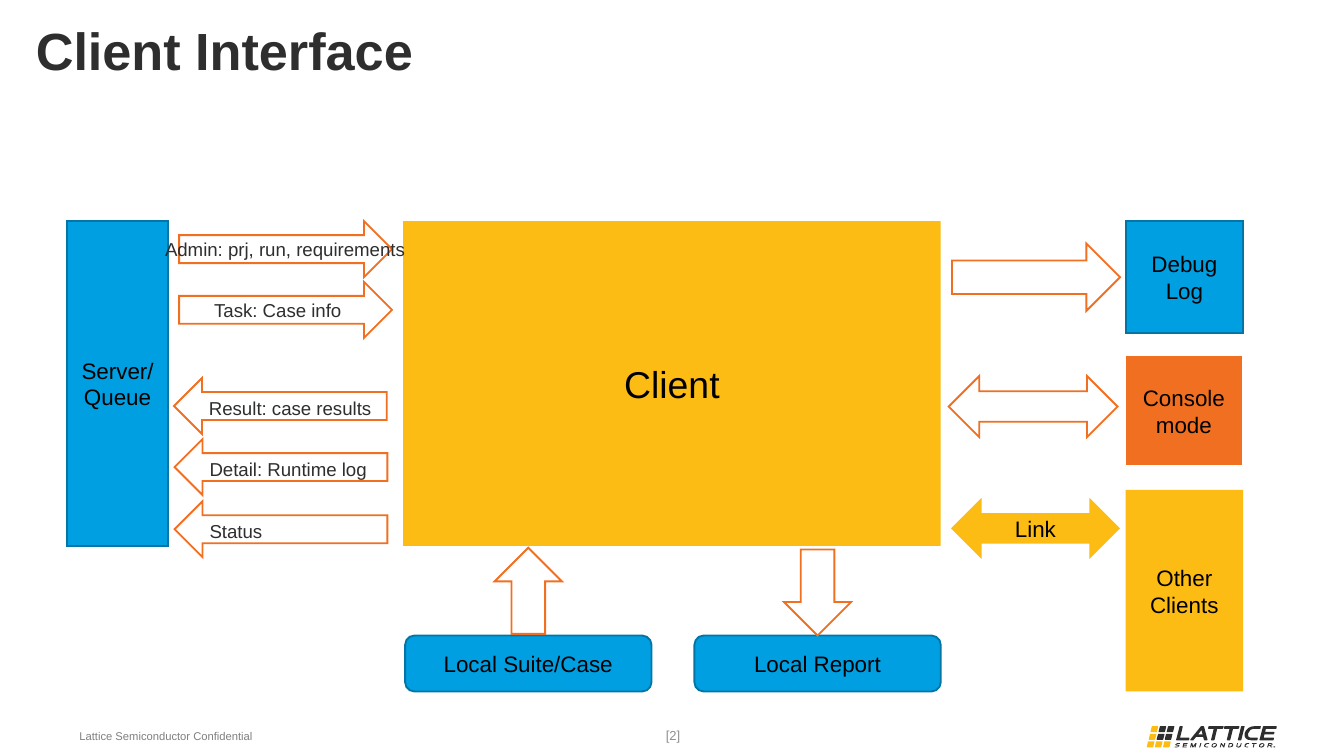
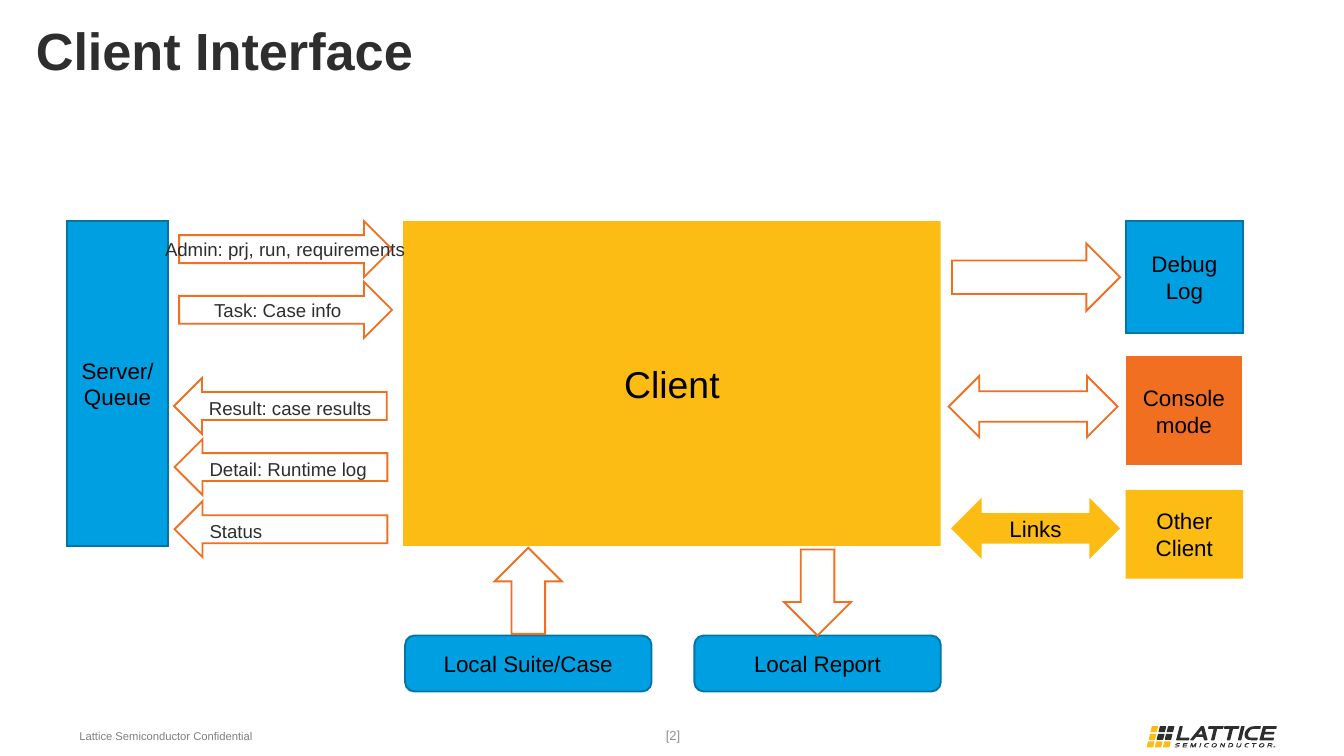
Before and after one commit to wanghengquan/repository, a slide deck: slide 2 of tmp_client/doc/Client_structure.pptx. Drawn at 1344x756 pixels with LibreOffice and Linux fonts; fonts in the diff are those of the drawing; background and template pictures are left out. Boxes give left, top, right and bottom in pixels: in the first picture for what was removed or moved away, otherwise in the second. Text is boxed around its words. In the diff, an @@ line names an element or a change of style, - is before the commit and + after.

```diff
--- a/tmp_client/doc/Client_structure.pptx
+++ b/tmp_client/doc/Client_structure.pptx
@@ rectangle "Other Client": place and size @@
-rectangle "Other Client" at (1126,491,1243,692)
+rectangle "Other Client" at (1126,491,1243,579)
@@ text in left right arrow at (1009,520,1061,538): text changed @@
-Link
+Links
@@ text in rectangle at (1156,512,1213,557): text changed @@
-Other Clients
+Other Client
```
Also in this commit, not shown: 1 slide added.
